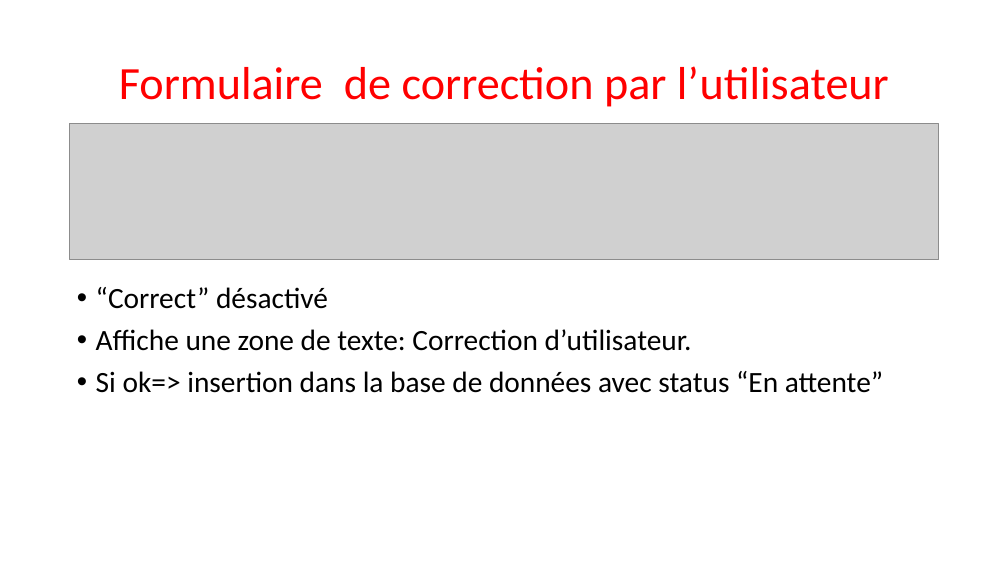
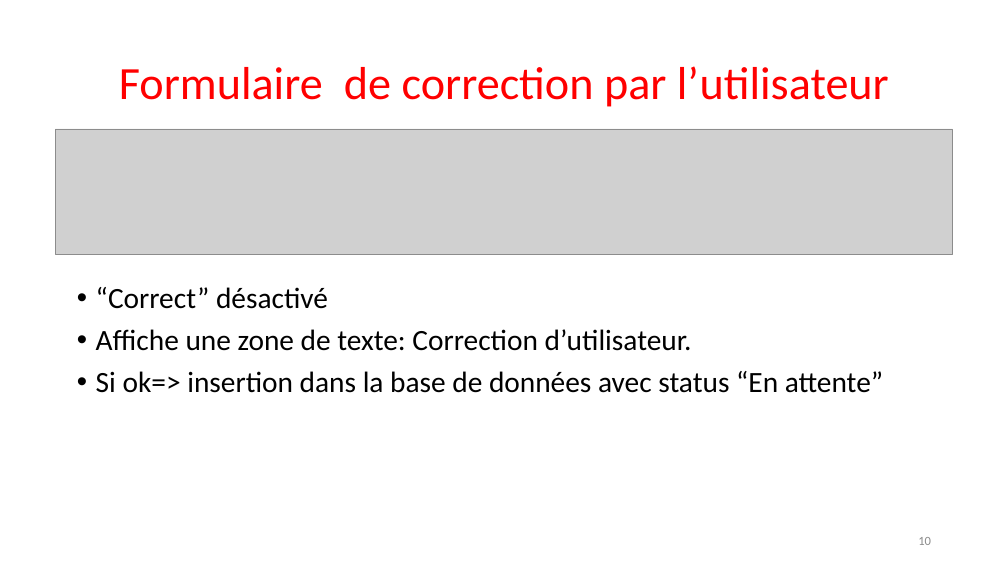
Before and after one commit to Sle3pingForest/StageL3, a slide deck: slide 10 of RapportNam/soutenance.pptx. Drawn at 1008x567 pixels with LibreOffice and Linux fonts; fonts in the diff are those of the drawing; grey boxes stand for pictures. Boxes give left, top, right and bottom in pixels: in the first picture for what was removed or moved away, otherwise in the second. Text is boxed around its words. In the diff, an @@ line names an element or a change of style, - is before the commit and + after.

```diff
--- a/RapportNam/soutenance.pptx
+++ b/RapportNam/soutenance.pptx
@@ picture: place and size @@
-picture at (70,123,939,259)
+picture at (55,129,952,255)
@@ page number added at (918,537,931,545), 12 pt, text #8C8C8C @@
+10
```
Also in this commit, not shown: 14 other slides changed.
